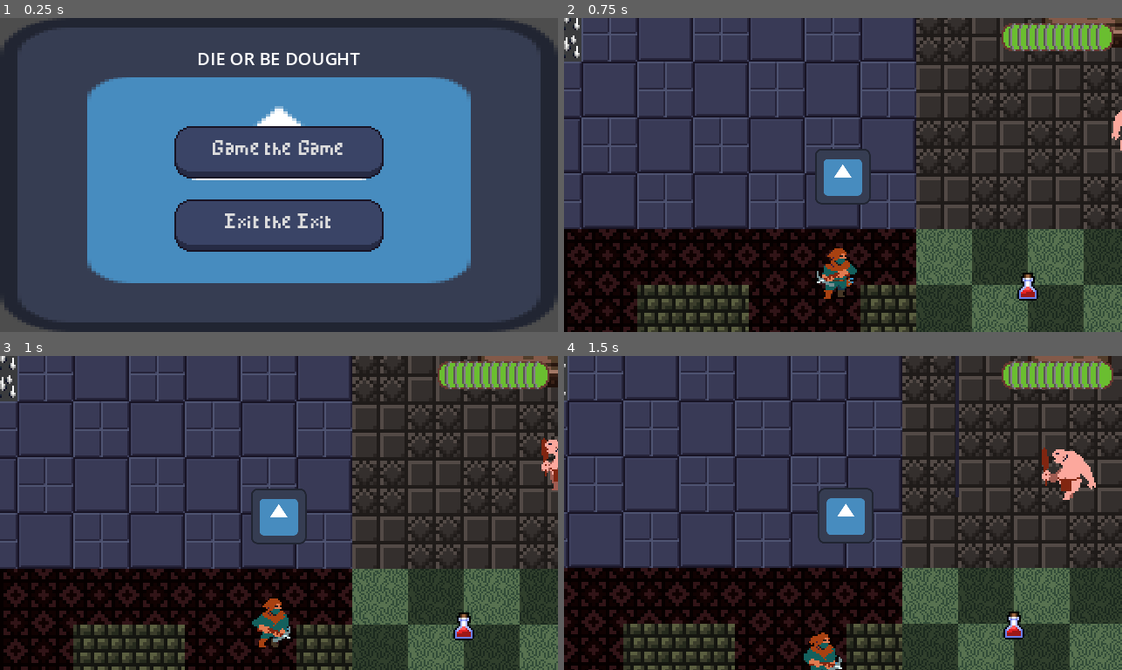
Above: before the commit, frames 1-4 (two rows, left to right).
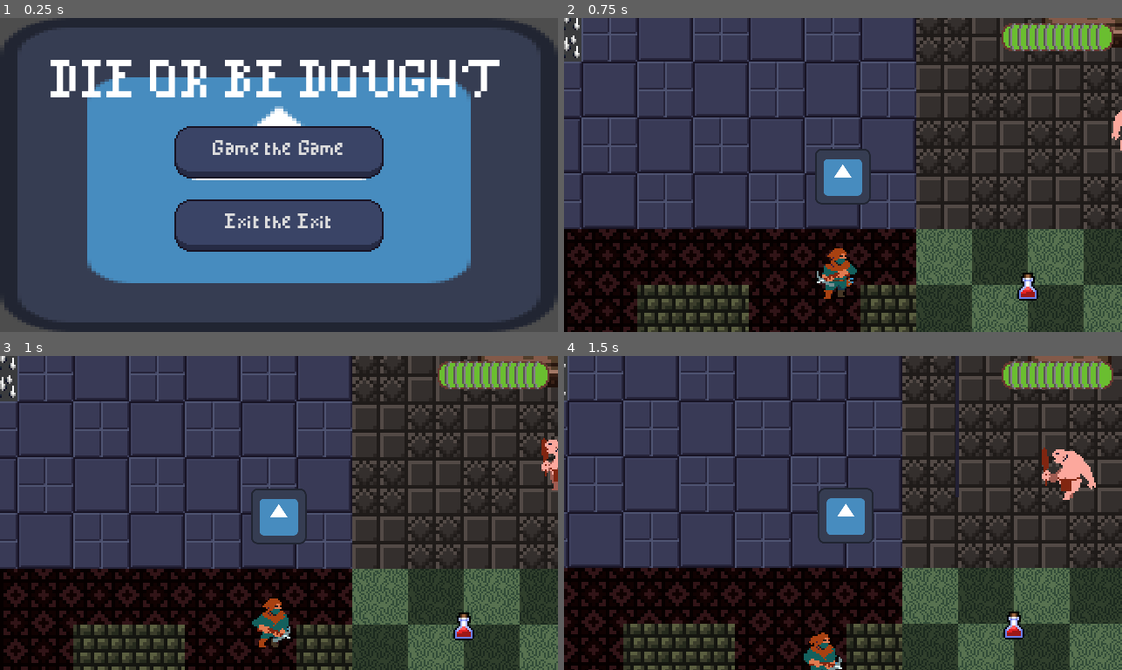
Above: after the commit, the same moments.

Repository: KxUgh/48h-game-jam-game
Game: Godot game, scene res://scenes/main_menu.tscn
Same seed, same stepped clock (60 frames per second), same inputs: the game is played once before the commit and once after it. The engine's default icon, where the game draws it, is replaced by a stand-in: a white triangle on a blue panel in a dark square.
Inputs (mouse positions are in pixels of both pictures, inside the frame that each line leads up to):
- Up to frame 1 (0.25 s): no input
- Up to frame 2 (0.75 s): click "Game the Game" at 0.5 s
- Up to frame 3 (1 s): no input
- Up to frame 4 (1.5 s): move the mouse to (965, 497) at 1.27 s; hold D (right) from 1.28 s (still down); click (965, 497) at 1.35 s

The runs differ from the first frame. In frame 1, 4.6% of the frame differs, in the area x 9-90%, y 11-26%; in frame 2, nothing differs; in frame 3, nothing differs; in frame 4, nothing differs.

Commit message:
death menu
don't you love death

Diff:
--- a/assets/theme.tres
+++ b/assets/theme.tres
@@ -46,13 +46,14 @@
 axis_stretch_vertical = 1
 
 [resource]
+default_font = ExtResource("1_1dxml")
 Button/colors/font_color = Color(0.866667, 0.866667, 0.866667, 1)
 Button/colors/font_hover_color = Color(1, 1, 1, 1)
 Button/colors/font_pressed_color = Color(1, 1, 1, 1)
-Button/font_sizes/font_size = 5
+Button/font_sizes/font_size = 10
 Button/fonts/font = ExtResource("1_1dxml")
 Button/styles/focus = SubResource("StyleBoxEmpty_88muj")
 Button/styles/hover = SubResource("StyleBoxTexture_67m2n")
 Button/styles/normal = SubResource("StyleBoxTexture_itwls")
 Button/styles/pressed = SubResource("StyleBoxTexture_3go0m")
-Label/font_sizes/font_size = 5
+Label/font_sizes/font_size = 25
--- /dev/null
+++ b/scenes/death_screen.tscn
@@ -0,0 +1,83 @@
+[gd_scene load_steps=5 format=3 uid="uid://epqooxq4iwgs"]
+
+[ext_resource type="Script" path="res://scripts/death_screen.gd" id="1_6bppj"]
+[ext_resource type="Theme" uid="uid://btae84e240kr" path="res://assets/theme.tres" id="2_4curc"]
+[ext_resource type="PackedScene" uid="uid://hk4g02x0pyh7" path="res://scenes/main_menu.tscn" id="3_4unqr"]
+[ext_resource type="Texture2D" uid="uid://o68a8bjvx1yl" path="res://assets/icon.svg" id="3_nfdkd"]
+
+[node name="DeathScreen" type="Control" node_paths=PackedStringArray("menu_button", "exit_button")]
+layout_mode = 3
+anchors_preset = 15
+anchor_right = 1.0
+anchor_bottom = 1.0
+grow_horizontal = 2
+grow_vertical = 2
+theme = ExtResource("2_4curc")
+script = ExtResource("1_6bppj")
+menu_button = NodePath("MarginContainer/VBoxContainer/Button")
+main_menu = ExtResource("3_4unqr")
+exit_button = NodePath("MarginContainer/VBoxContainer/Button2")
+
+[node name="TextureRect" type="TextureRect" parent="."]
+layout_mode = 1
+anchors_preset = 15
+anchor_right = 1.0
+anchor_bottom = 1.0
+grow_horizontal = 2
+grow_vertical = 2
+texture = ExtResource("3_nfdkd")
+
+[node name="MarginContainer" type="MarginContainer" parent="."]
+layout_mode = 1
+anchors_preset = 5
+anchor_left = 0.5
+anchor_right = 0.5
+offset_left = -67.5
+offset_right = 67.5
+offset_bottom = 53.0
+grow_horizontal = 2
+theme_override_constants/margin_left = 12
+theme_override_constants/margin_top = 12
+theme_override_constants/margin_right = 12
+theme_override_constants/margin_bottom = 12
+
+[node name="VBoxContainer" type="VBoxContainer" parent="MarginContainer"]
+layout_mode = 2
+theme_override_constants/separation = 10
+alignment = 1
+
+[node name="Separator" type="Control" parent="MarginContainer/VBoxContainer"]
+layout_mode = 2
+
+[node name="Label" type="Label" parent="MarginContainer/VBoxContainer"]
+layout_mode = 2
+text = "You died."
+horizontal_alignment = 1
+vertical_alignment = 1
+
+[node name="Separator2" type="Control" parent="MarginContainer/VBoxContainer"]
+layout_mode = 2
+
+[node name="Label2" type="Label" parent="MarginContainer/VBoxContainer"]
+layout_mode = 2
+theme_override_font_sizes/font_size = 8
+text = "Score: 0"
+horizontal_alignment = 1
+vertical_alignment = 1
+
+[node name="Separator3" type="Control" parent="MarginContainer/VBoxContainer"]
+layout_mode = 2
+
+[node name="Separator4" type="Control" parent="MarginContainer/VBoxContainer"]
+layout_mode = 2
+
+[node name="Separator5" type="Control" parent="MarginContainer/VBoxContainer"]
+layout_mode = 2
+
+[node name="Button" type="Button" parent="MarginContainer/VBoxContainer"]
+layout_mode = 2
+text = "Go back to menu"
+
+[node name="Button2" type="Button" parent="MarginContainer/VBoxContainer"]
+layout_mode = 2
+text = "Exit"
--- a/scenes/main_menu.tscn
+++ b/scenes/main_menu.tscn
@@ -45,13 +45,13 @@
 
 [node name="VBoxContainer" type="VBoxContainer" parent="MarginContainer"]
 layout_mode = 2
+theme_override_constants/separation = 12
 
 [node name="Separator" type="Control" parent="MarginContainer/VBoxContainer"]
 layout_mode = 2
 
 [node name="Label" type="Label" parent="MarginContainer/VBoxContainer"]
 layout_mode = 2
-theme_override_font_sizes/font_size = 10
 text = "DIE OR BE DOUGHT"
 horizontal_alignment = 1
 
@@ -88,7 +88,8 @@
 custom_minimum_size = Vector2(120, 30)
 layout_mode = 2
 theme_override_font_sizes/font_size = 10
-text = "Exit the Exit"
+text = "Exit the Exit
+"
 
 [node name="Options_Menu" parent="." instance=ExtResource("3_xd4sc")]
 visible = false
--- /dev/null
+++ b/scripts/death_screen.gd
@@ -0,0 +1,15 @@
+extends Control
+
+@export var menu_button: Button
+@export var main_menu: PackedScene
+@export var exit_button: Button
+# Called when the node enters the scene tree for the first time.
+func _ready():
+	menu_button.button_up.connect(on_menu_button_pressed)
+	exit_button.button_up.connect(on_exit_button_pressed)
+
+func on_menu_button_pressed() -> void:
+	get_tree().change_scene_to_packed(main_menu)
+
+func on_exit_button_pressed() -> void:
+	get_tree().quit()
